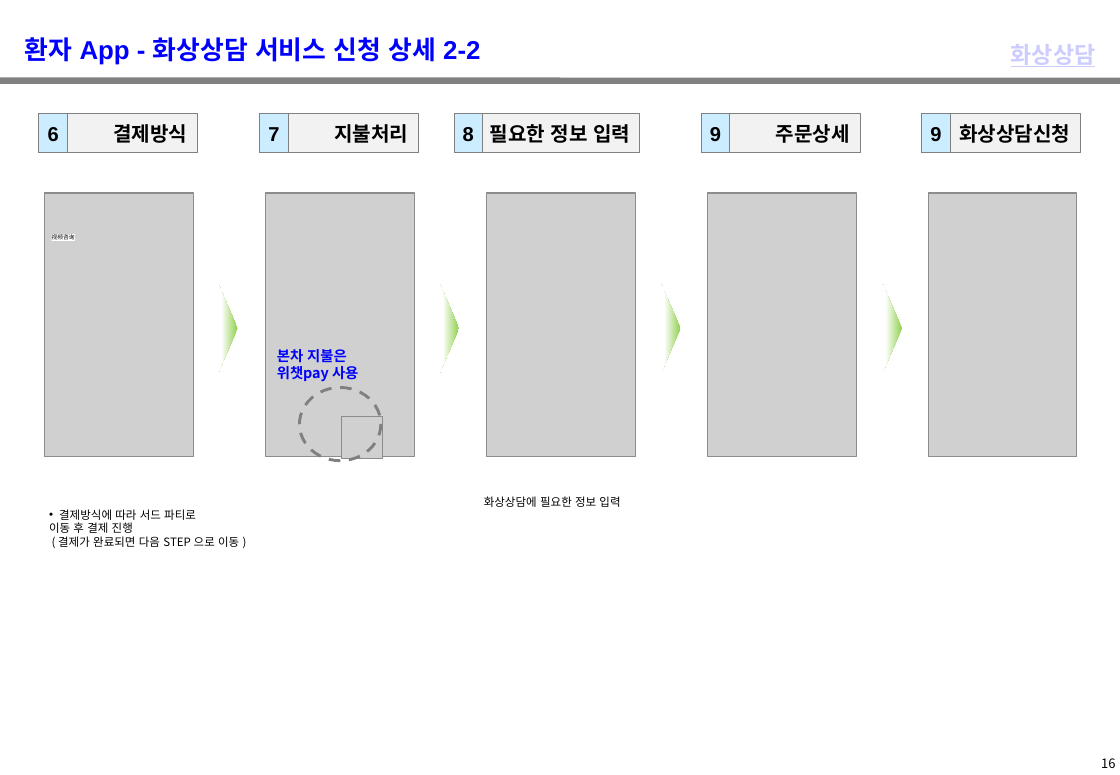
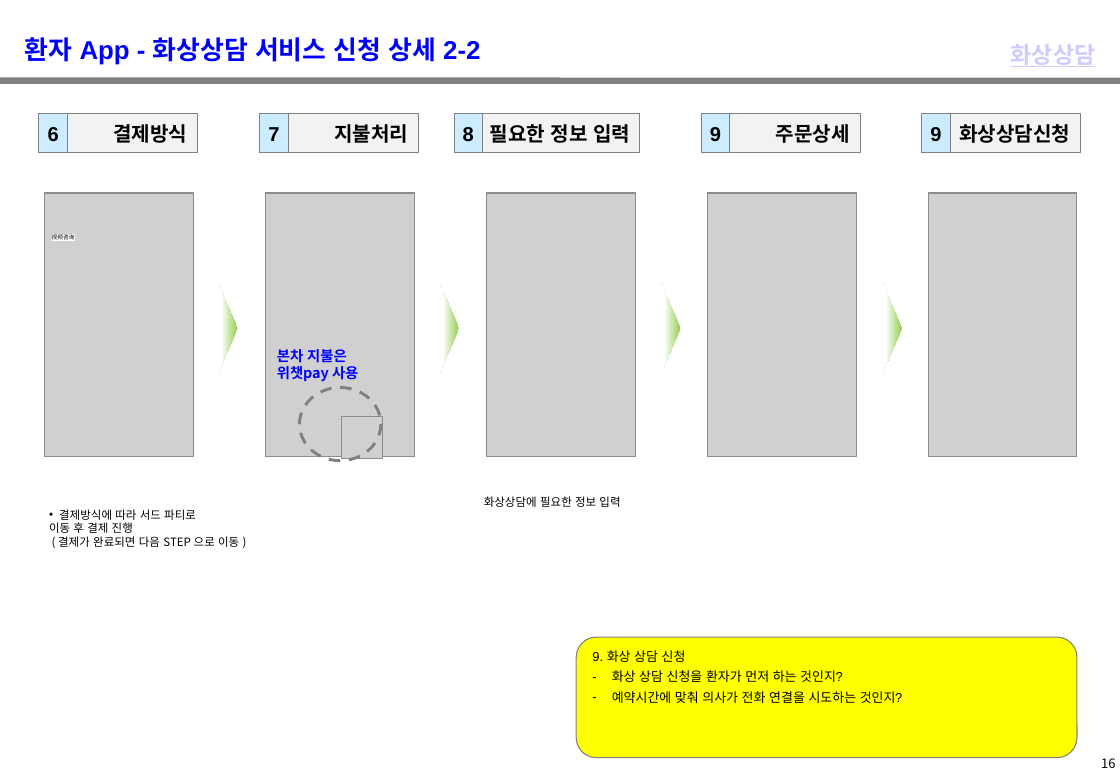
Before and after one commit to windsoccer/H160, a slide deck: slide 17 of 01 기획/03. 상담 서비스 Flow_健康160_상담 서비스 Flow_2019029.pptx. Drawn at 1120x775 pixels with LibreOffice and Linux fonts; fonts in the diff are those of the drawing; grey boxes stand for pictures; background and template pictures are left out. Boxes give left, top, right and bottom in pixels: in the first picture for what was removed or moved away, otherwise in the second. Text is boxed around its words. In the diff, an @@ line names an element or a change of style, - is before the commit and + after.

```diff
--- a/01 기획/03. 상담 서비스 Flow_健康160_상담 서비스 Flow_2019029.pptx
+++ b/01 기획/03. 상담 서비스 Flow_健康160_상담 서비스 Flow_2019029.pptx
@@ rounded rectangle added at box(576, 638, 1077, 759), fill #FFFF00, outline #808080 0.75 pt, 9 pt, text #000000 @@
+9. 화상 상담 신청
+– 화상 상담 신청을 환자가 먼저 하는 것인지?
+– 예약시간에 맞춰 의사가 전화 연결을 시도하는 것인지?
```
Also in this commit, not shown: 3 other slides changed.
